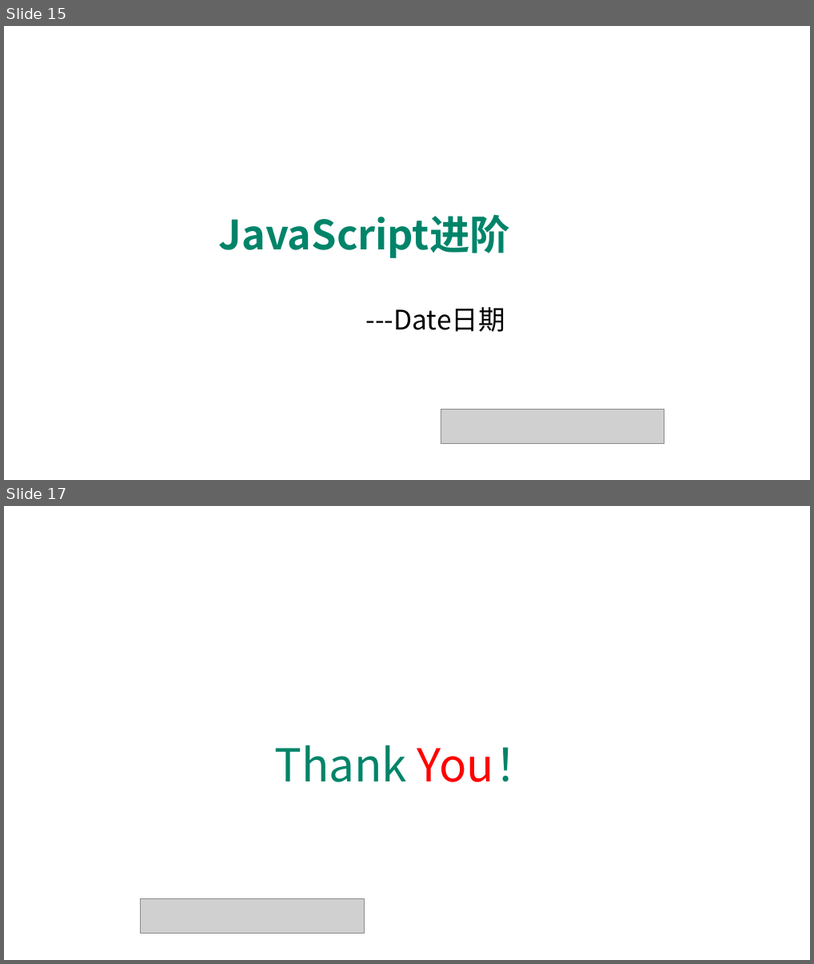
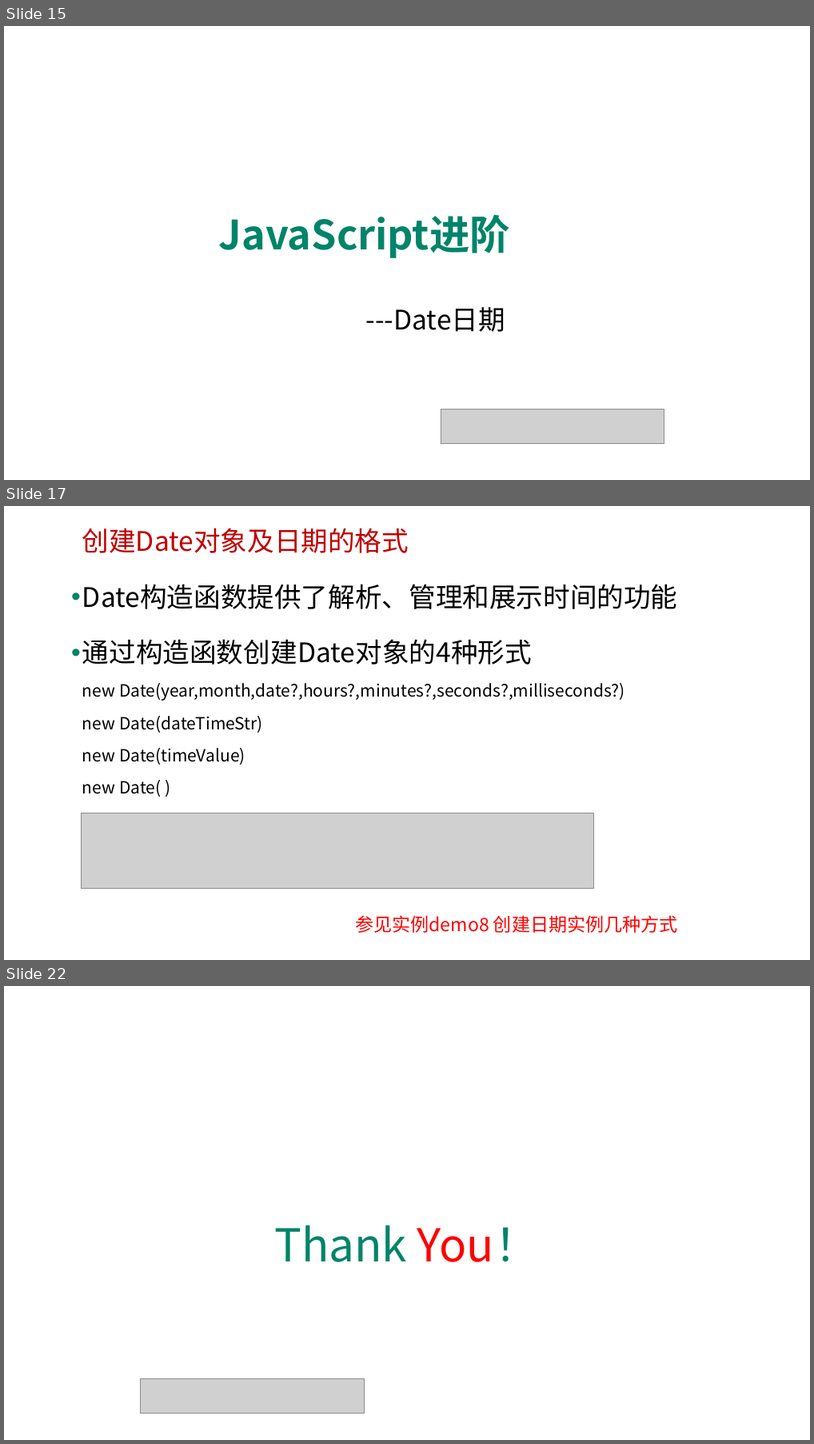
Before and after one commit to edu2act/course-javascript-advanced, a slide deck: 课程PPT/09.JavaScript标准内置对象-构造器（Array、Date、Error等）.pptx. Shown one above the other, each under a label of ours: slides 15 and 17 before the commit, slides 15, 17 and 22 after it; the slides between them are not shown. The pictures are 814x964 and 814x1444 pixels, drawn with LibreOffice and Linux fonts; fonts in the diff are those of the drawing; grey boxes stand for pictures; background and template pictures are left out. Boxes give left, top, right and bottom in pixels: in the first picture for what was removed or moved away, otherwise in the second. Text is boxed around its words. In the diff, an @@ line names an element or a change of style, - is before the commit and + after.

```diff
--- a/课程PPT/09.JavaScript标准内置对象-构造器（Array、Date、Error等）.pptx
+++ b/课程PPT/09.JavaScript标准内置对象-构造器（Array、Date、Error等）.pptx
@@ slide 17 added at <box>4,506,810,960</box>, background picture (left out) @@
@@ text added at <box>82,528,410,553</box>, 32 pt, text #C00000 @@
+创建Date对象及日期的格式
@@ text added at <box>82,584,678,796</box>, 20 pt, text #000000 @@
+• Date构造函数提供了解析、管理和展示时间的功能
+• 通过构造函数创建Date对象的4种形式
+  new Date(year,month,date?,hours?,minutes?,seconds?,milliseconds?)
+  new Date(dateTimeStr)
+  new Date(timeValue)
+  new Date( )
@@ picture added at <box>81,812,594,888</box> @@
@@ text added at <box>355,915,678,932</box>, 22 pt, text #FF0000 @@
+参见实例demo8 创建日期实例几种方式
@@ what was slide 17 is now slide 22 @@
```
Also in this commit, not shown: 5 slides changed, 5 other slides added, 1 slide removed, 7 other files.
